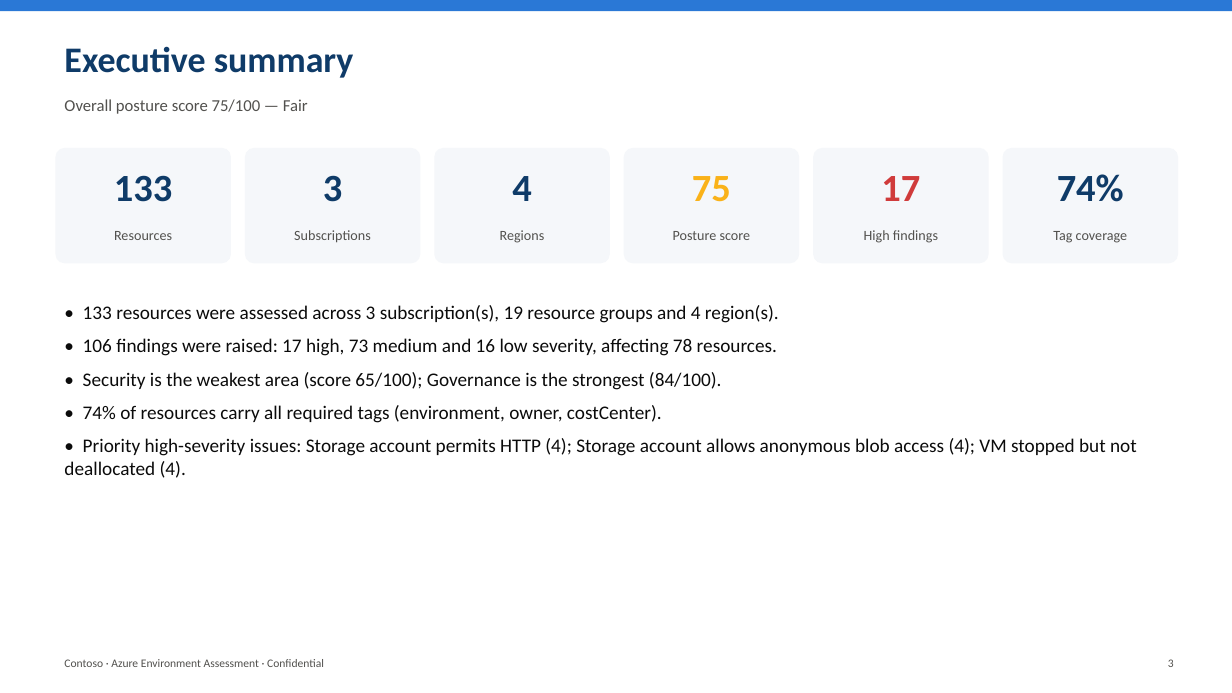
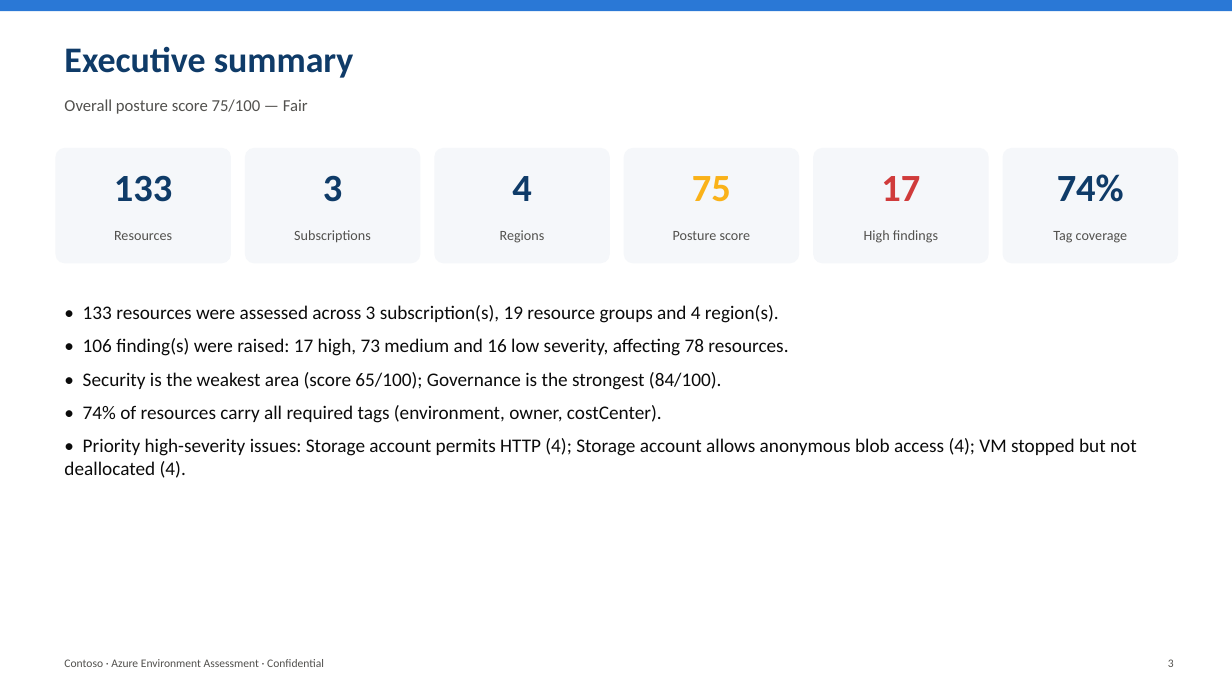
Before and after one commit to saurabhsharma080783/gamesrepo, a slide deck: slide 3 of azure-assessment/sample-reports/contoso-azure-assessment.pptx. Drawn at 1232x693 pixels with LibreOffice and Linux fonts; fonts in the diff are those of the drawing. Boxes give left, top, right and bottom in pixels: in the first picture for what was removed or moved away, otherwise in the second. Text is boxed around its words. In the diff, an @@ line names an element or a change of style, - is before the commit and + after.

```diff
--- a/azure-assessment/sample-reports/contoso-azure-assessment.pptx
+++ b/azure-assessment/sample-reports/contoso-azure-assessment.pptx
@@ text at (x1=83, y1=338, x2=788, y2=356): text changed @@
-• 106 findings were raised: 17 high, 73 medium and 16 low severity, affecting 78 resources.
+• 106 finding(s) were raised: 17 high, 73 medium and 16 low severity, affecting 78 resources.
```
Also in this commit, not shown: 1 other slide changed, 22 other files.
